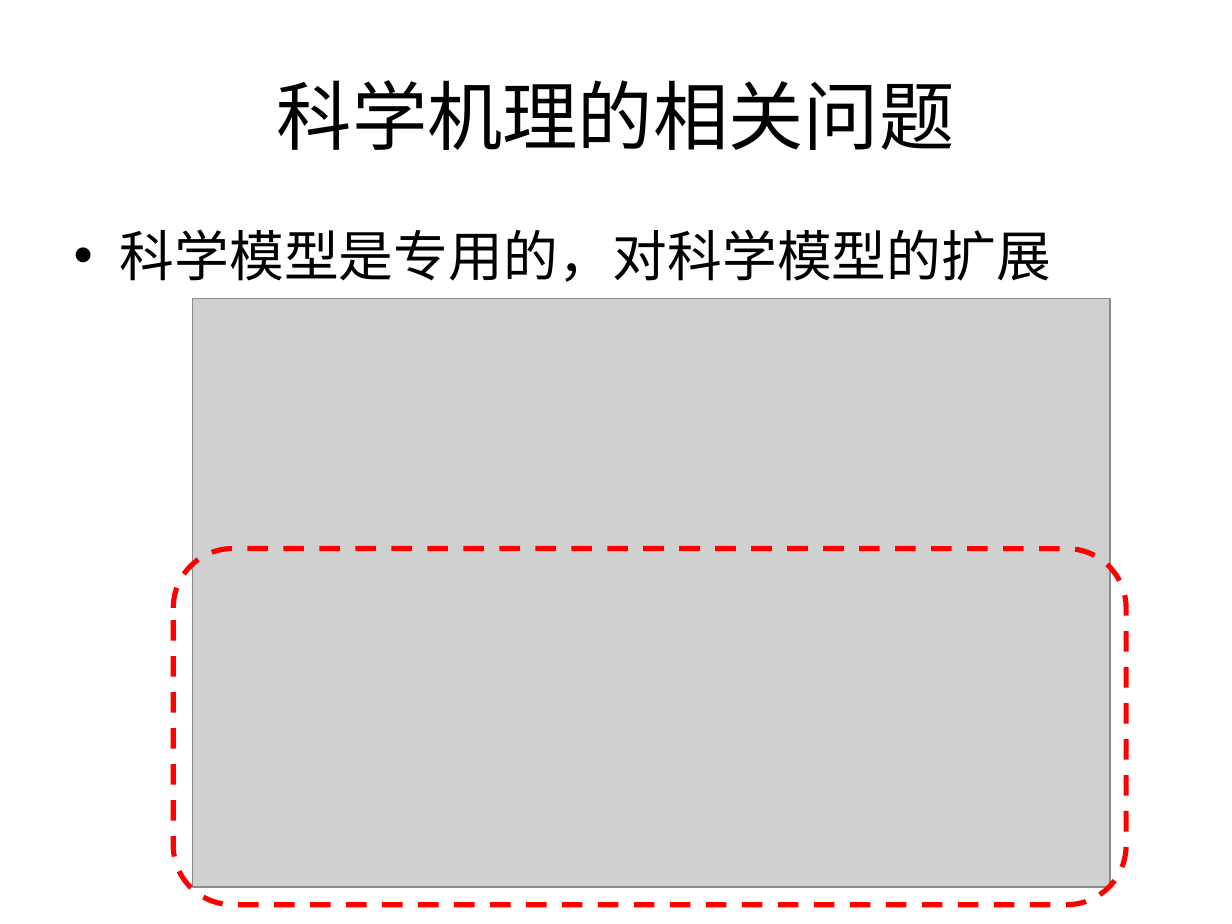
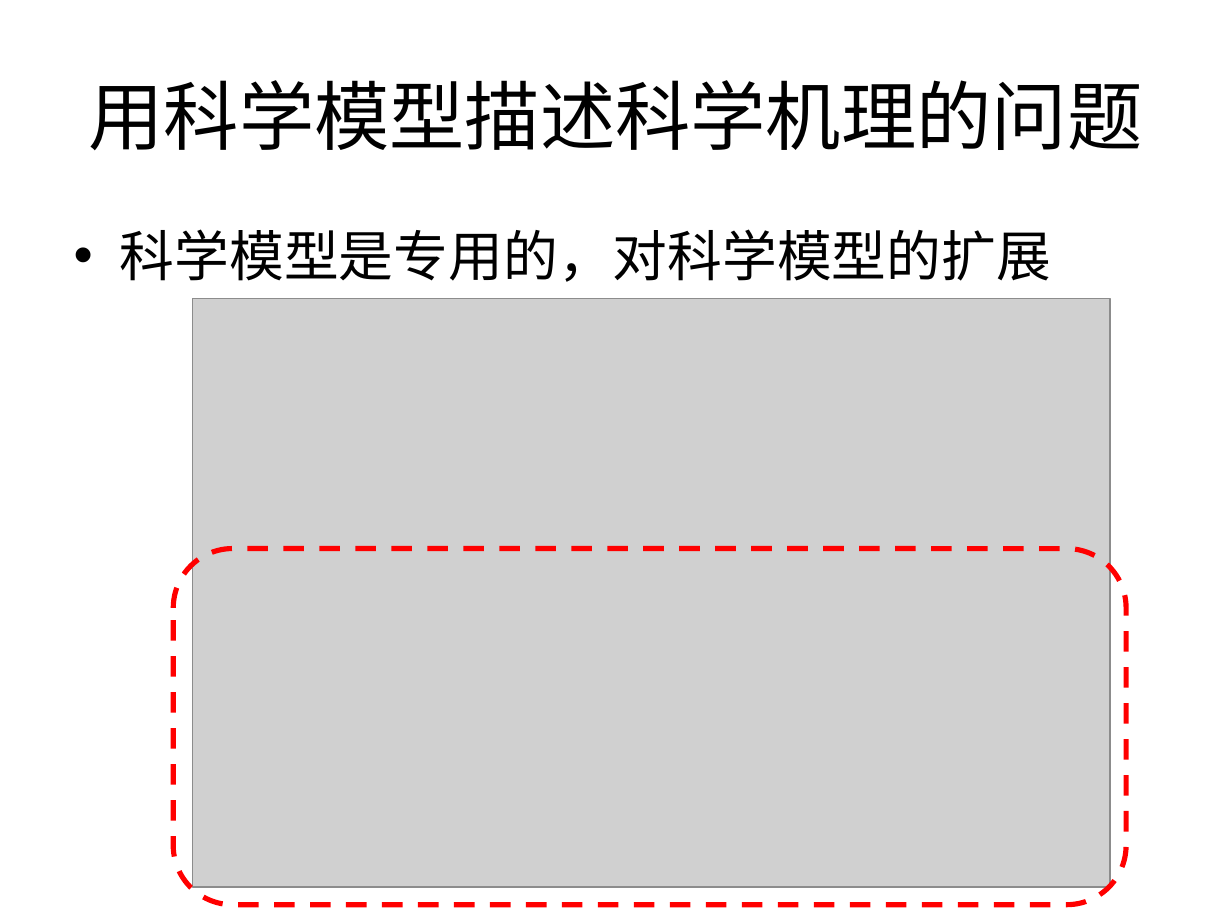
Before and after one commit to Nookleptia/qianmen3d, a slide deck: slide 44 of 毕设文件/毕设提纲.ppt (slide 29 before the commit). Drawn at 1232x924 pixels with LibreOffice and Linux fonts; fonts in the diff are those of the drawing; grey boxes stand for pictures. Boxes give left, top, right and bottom in pixels: in the first picture for what was removed or moved away, otherwise in the second. Text is boxed around its words. In the diff, an @@ line names an element or a change of style, - is before the commit and + after.

```diff
--- a/毕设文件/毕设提纲.ppt
+++ b/毕设文件/毕设提纲.ppt
@@ title at [88,80,1142,150]: text changed @@
-科学机理的相关问题
+用科学模型描述科学机理的问题
```
Also in this commit, not shown: 6 other slides changed, 5 other files.
